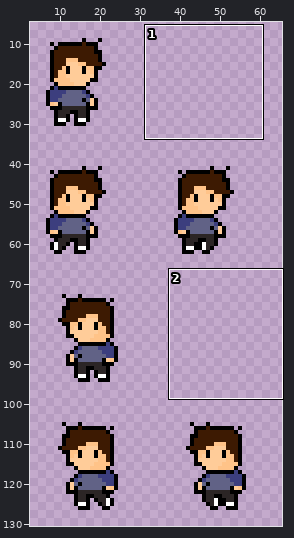
Sprite sheet, stored at src/assets/Character.png. The picture above shows the old version from afar; the outline marks the close-up.
Close-up. As it was:
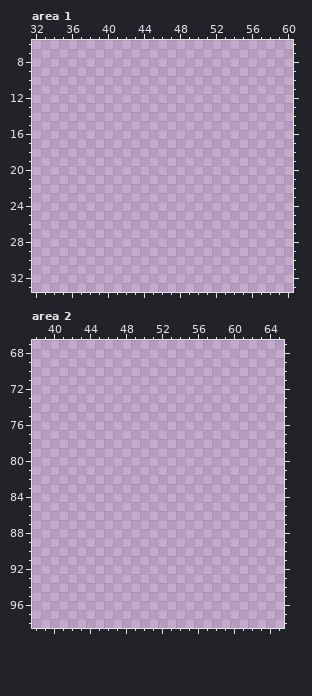
The file is 256x256 pixels. Pixels under 10% opacity are left out. Colours within 5 levels of each other are drawn and written as one. Shown: area 1: x 32..60, y 6..33; area 2: x 38..65, y 67..98. The wide view leaves out empty margins.
After:
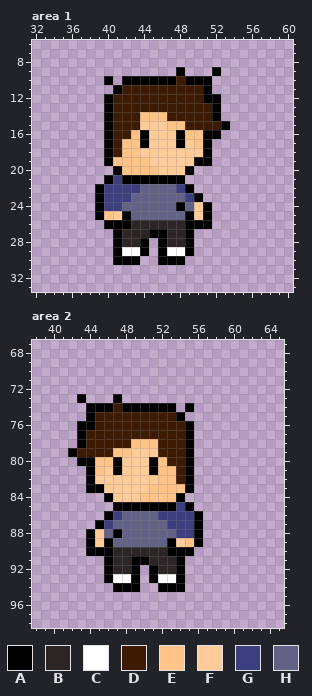
Palette (. is transparent): A #000000  B #2b2525  C #ffffff  D #3d1a02  E #ffc388  F #ffcc99  G #3c3e7e  H #616286
Change:
{"where": "area 1"}
{"y":9,"x":48,"old":".","new":"A"}
{"y":9,"x":52,"old":".","new":"A"}
{"y":10,"x":40,"old":".","new":"A"}
{"y":10,"x":42,"old":"..........","new":"AAAAAADAAA"}
{"y":11,"x":41,"old":"...........","new":"ADDDDDDDDDA"}
{"y":12,"x":40,"old":".............","new":"ADDDDDDDDDDAA"}
{"y":13,"x":40,"old":".............","new":"ADDDDDDDDDDDA"}
{"y":14,"x":40,"old":".............","new":"ADDDEEEDDDDDA"}
{"y":15,"x":40,"old":"..............","new":"ADDDFFFEEDDDDA"}
{"y":16,"x":40,"old":".............","new":"ADDEAFFFAEEAA"}
{"y":17,"x":40,"old":"............","new":"ADEEAFFFAFEA"}
{"y":18,"x":40,"old":"............","new":"ADEEFFFFFFFA"}
{"y":19,"x":40,"old":"............","new":"AEEEEFFFFFAA"}
{"y":20,"x":41,"old":".........","new":"AEEEEFFFA"}
{"y":21,"x":40,"old":".........","new":"AGAAAAAAA"}
{"y":22,"x":39,"old":"...........","new":"AGGGGHHHHGA"}
{"y":23,"x":39,"old":"............","new":"AGGGHHHHHHGA"}
{"y":24,"x":39,"old":".............","new":"AGGHHHHHHAHFA"}
{"y":25,"x":39,"old":".............","new":"AEFAHHHHHHAFA"}
{"y":26,"x":40,"old":"............","new":"AAABBBBBBAAA"}
{"y":27,"x":41,"old":".........","new":"ABBBAABBA"}
{"y":28,"x":41,"old":"....","new":"ABBA"}
{"y":28,"x":46,"old":"....","new":"ABBA"}
{"y":29,"x":41,"old":"....","new":"ACCA"}
{"y":29,"x":46,"old":"....","new":"ACCA"}
{"y":30,"x":41,"old":"...","new":"AAA"}
{"y":30,"x":46,"old":"...","new":"AAA"}
{"where": "area 2"}
{"y":73,"x":43,"old":".","new":"A"}
{"y":73,"x":47,"old":".","new":"A"}
{"y":74,"x":44,"old":"..........","new":"AAADAAAAAA"}
{"y":74,"x":55,"old":".","new":"A"}
{"y":75,"x":44,"old":"...........","new":"ADDDDDDDDDA"}
{"y":76,"x":43,"old":".............","new":"AADDDDDDDDDDA"}
{"y":77,"x":43,"old":".............","new":"ADDDDDDDDDDDA"}
{"y":78,"x":43,"old":".............","new":"ADDDDDEEEDDDA"}
{"y":79,"x":42,"old":"..............","new":"ADDDDEEFFFDDDA"}
{"y":80,"x":43,"old":".............","new":"AAEEAFFFAEDDA"}
{"y":81,"x":44,"old":"............","new":"AEFAFFFAEEDA"}
{"y":82,"x":44,"old":"............","new":"AFFFFFFFEEDA"}
{"y":83,"x":44,"old":"............","new":"AAFFFFFEEEEA"}
{"y":84,"x":46,"old":".........","new":"AFFFEEEEA"}
{"y":85,"x":47,"old":".........","new":"AAAAAAAGA"}
{"y":86,"x":46,"old":"...........","new":"AGHHHHGGGGA"}
{"y":87,"x":45,"old":"............","new":"AGHHHHHHGGGA"}
{"y":88,"x":44,"old":".............","new":"AFHAHHHHHHGGA"}
{"y":89,"x":44,"old":".............","new":"AFAHHHHHHAFEA"}
{"y":90,"x":44,"old":"............","new":"AAABBBBBBAAA"}
{"y":91,"x":46,"old":".........","new":"ABBAABBBA"}
{"y":92,"x":46,"old":"....","new":"ABBA"}
{"y":92,"x":51,"old":"....","new":"ABBA"}
{"y":93,"x":46,"old":"....","new":"ACCA"}
{"y":93,"x":51,"old":"....","new":"ACCA"}
{"y":94,"x":47,"old":"...","new":"AAA"}
{"y":94,"x":52,"old":"...","new":"AAA"}
{"label":"added","picture_box":[95,67,230,265]}
{"label":"added","picture_box":[68,394,203,592]}
